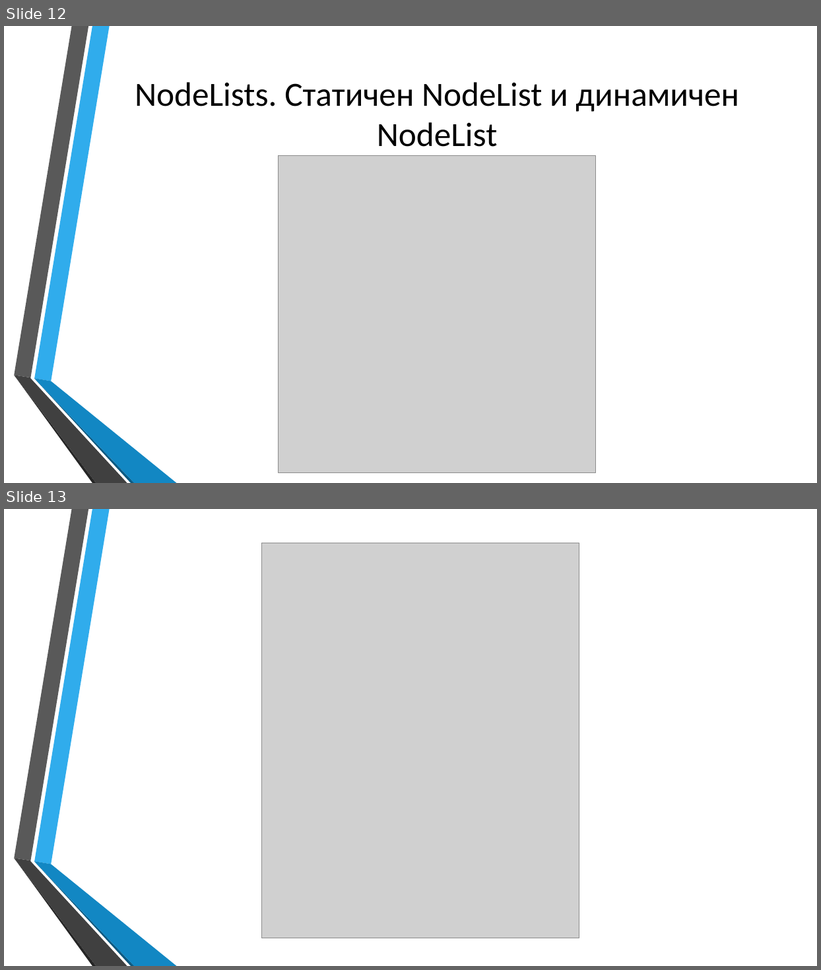
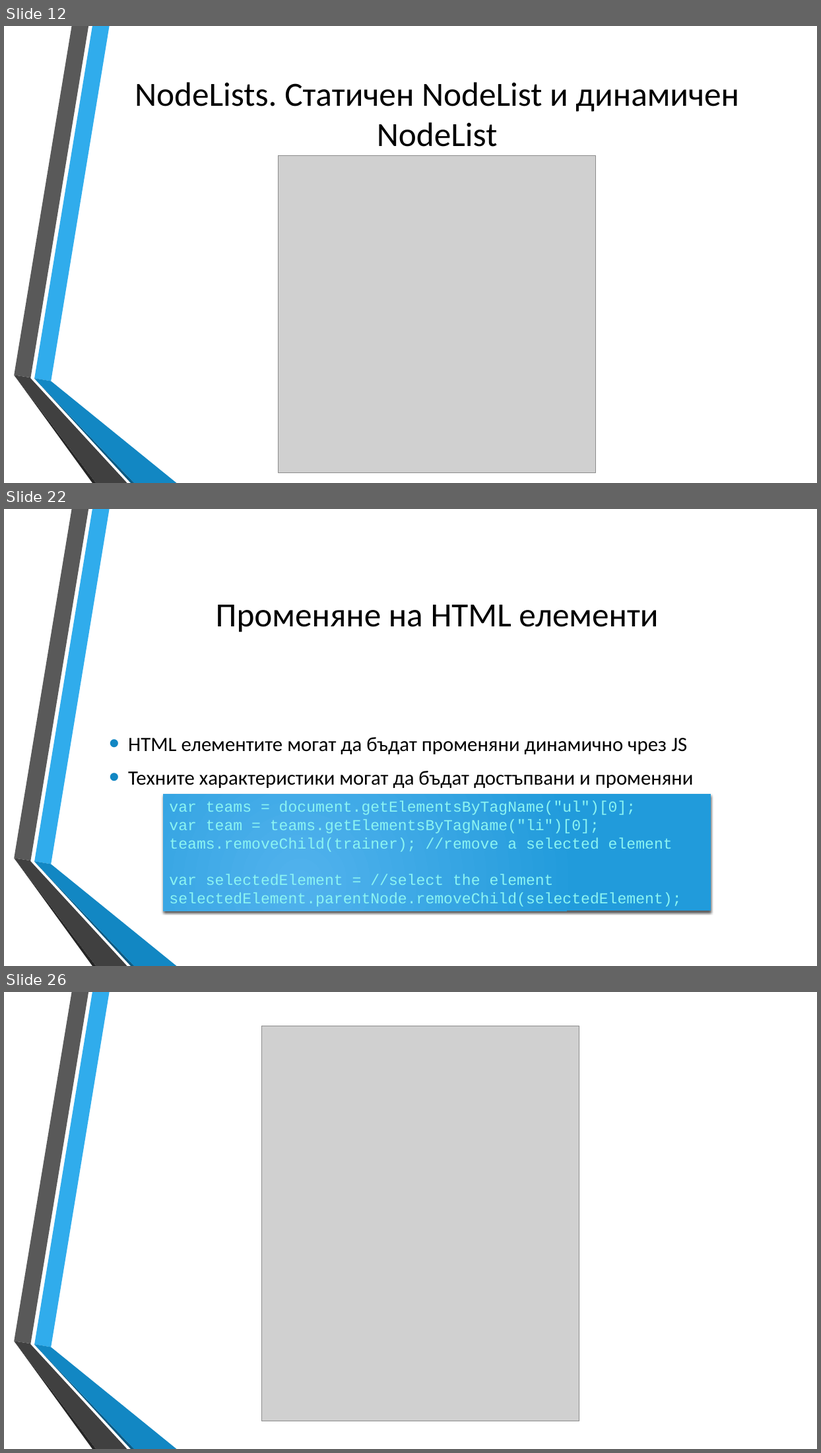
Before and after one commit to dnmitev/IT-Academy, a slide deck: JS Fundamentals/9.DOM&CSS/DOM&CSS.pptx. Shown one above the other, each under a label of ours: slides 12 and 13 before the commit, slides 12, 22 and 26 after it; the slides between them are not shown. The pictures are 821x970 and 821x1453 pixels, drawn with LibreOffice and Linux fonts; fonts in the diff are those of the drawing; grey boxes stand for pictures; background and template pictures are left out. Boxes give left, top, right and bottom in pixels: in the first picture for what was removed or moved away, otherwise in the second. Text is boxed around its words. In the diff, an @@ line names an element or a change of style, - is before the commit and + after.

```diff
--- a/JS Fundamentals/9.DOM&CSS/DOM&CSS.pptx
+++ b/JS Fundamentals/9.DOM&CSS/DOM&CSS.pptx
@@ slide 22 added at (x1=4, y1=509, x2=817, y2=966), background picture (left out); not listed: 6 template elements that a slide beside it also shows @@
@@ title added at (x1=216, y1=605, x2=658, y2=632), 40 pt, text #000000 @@
+Променяне на HTML елементи
@@ text added at (x1=128, y1=737, x2=694, y2=788), 24 pt, text #000000 @@
+• HTML елементите могат да бъдат променяни динамично чрез JS
+• Техните характеристики могат да бъдат достъпвани и променяни
@@ rectangle added at (x1=163, y1=795, x2=711, y2=912), fill gradient #51B3ED to #219CDB, 18 pt, text #8CF4F2 @@
+var teams = document.getElementsByTagName("ul")[0];
+var team = teams.getElementsByTagName("li")[0]; teams.removeChild(trainer); //remove a selected element
+var selectedElement = //select the element selectedElement.parentNode.removeChild(selectedElement);
@@ what was slide 13 is now slide 26 @@
```
Also in this commit, not shown: 1 slide changed, 12 other slides added, 9 other files.
